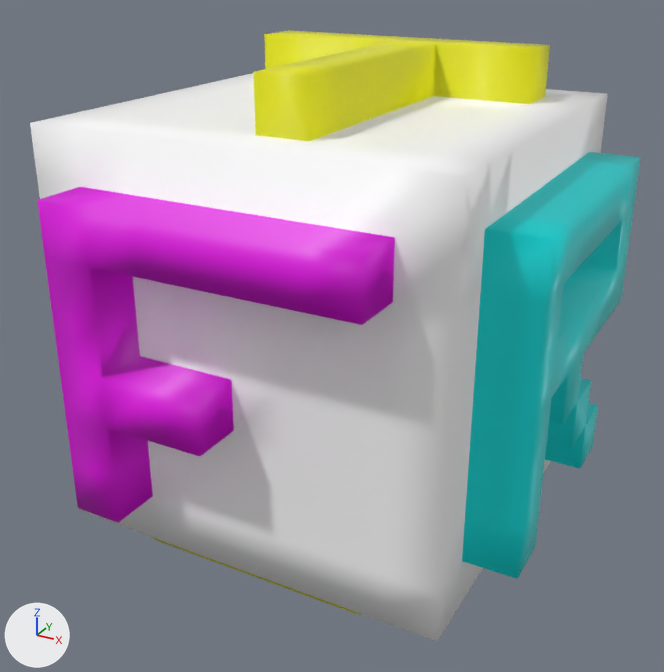
Two versions of the COLLADA model assets_editor/testcube.dae, one commit apart.
Both versions are drawn from a camera (50 mm lens) standing at (2.09, -3.9, 2.76) and looking at (-0.01, -0.08, 0.85). The axes (+X, +Y, +Z) are drawn at lower left. The lights are the same throughout.
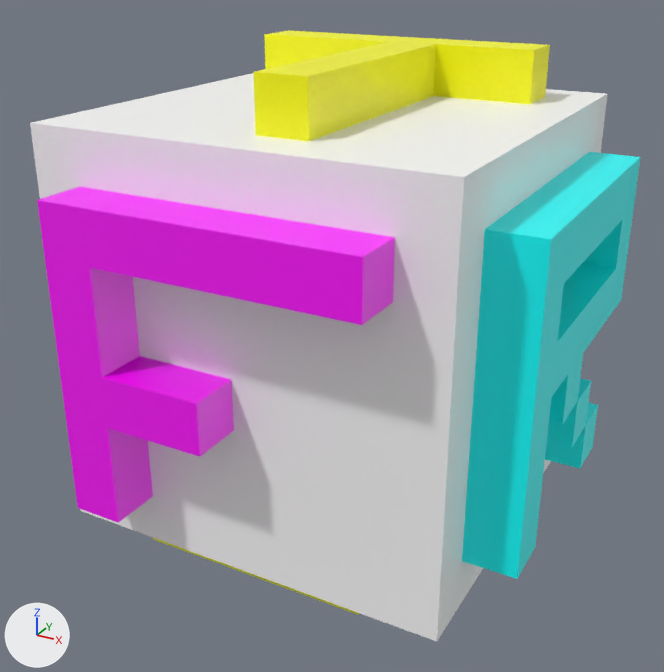
Location of each change, [x1, y1, x2, y2] in pixels of the pictures (664 x 672 px):
'Cube', recoloured, shading changed: [30, 30, 641, 641] in both

The change, as a diff of the scene's bpy script:
```diff
--- a/assets_editor/testcube.dae.py
+++ b/assets_editor/testcube.dae.py
@@ mat_cyan @@
 mat_cyan = principled_material('Cyan')
-mat_cyan.base_color = (0.0, 0.8, 0.8)  # cyan #00e7e7
+mat_cyan.base_color = (0.0, 1.0, 1.0)  # cyan #00ffff
 mat_cyan.roughness = 0.44
@@ mat_yellow @@
 mat_yellow = principled_material('Yellow')
-mat_yellow.base_color = (0.8, 0.8, 0.0)  # yellow #e7e700
+mat_yellow.base_color = (1.0, 1.0, 0.0)  # yellow #ffff00
 mat_yellow.roughness = 0.44
@@ mat_magenta @@
 mat_magenta = principled_material('Magenta')
-mat_magenta.base_color = (0.8, 0.0, 0.8)  # pink #e700e7
+mat_magenta.base_color = (1.0, 0.0, 1.0)  # pink #ff00ff
 mat_magenta.roughness = 0.44
@@ me_cube @@
 me_cube.from_pydata(...)  # 586 vertices, 1184 faces; spans x -1.25..1.25, y -1.25..1.25, z -0.25..2.25
 # used by ob_cube; location = (0.0, 0.0, 0.0)
+# me_cube part 1: all faces are now shaded flat (1184 of 1184 changed)
 me_cube.materials.append(mat_material)
```
